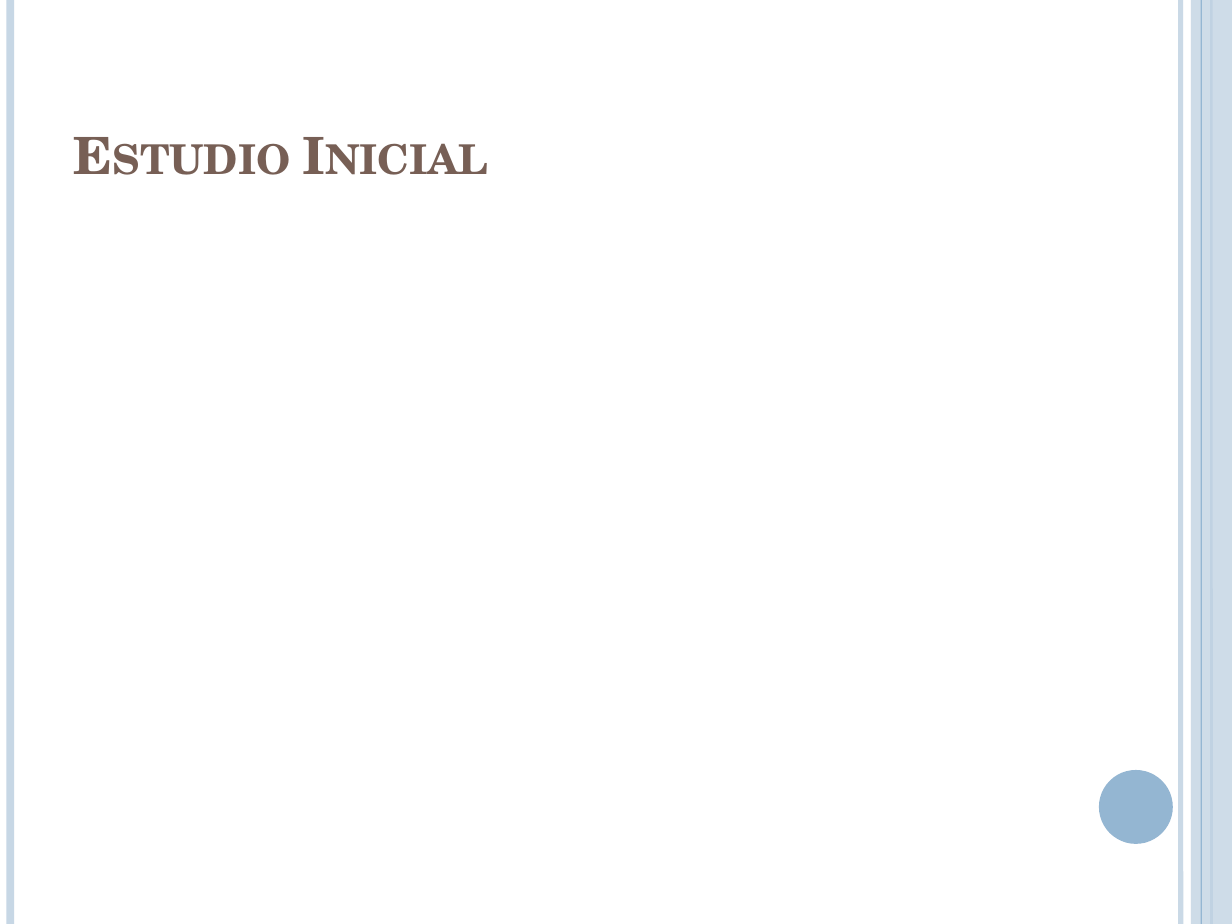
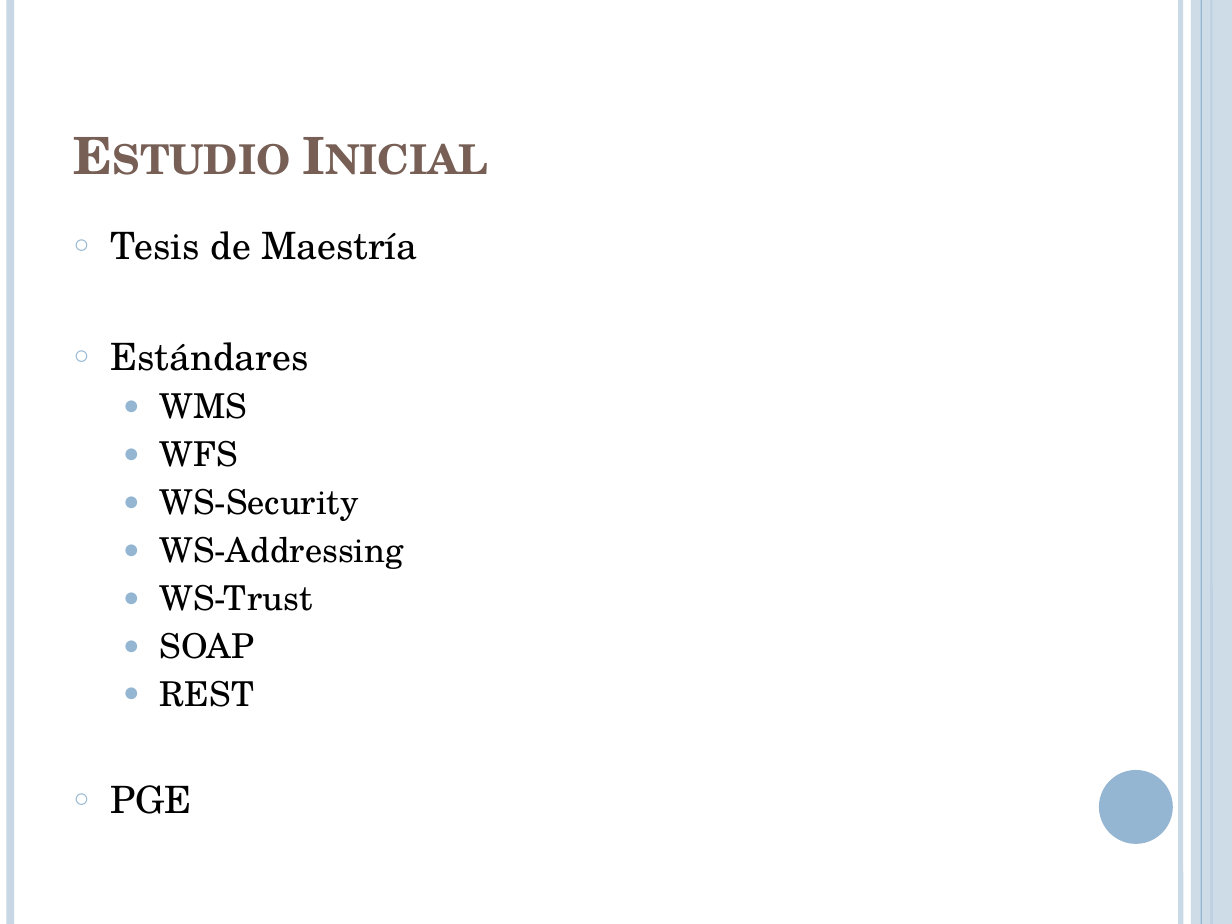
Before and after one commit to lcpaso1/integracion-gis-pge, a slide deck: slide 7 of Presentacion.pptx (slide 5 before the commit). Drawn at 1232x924 pixels with LibreOffice and Linux fonts; fonts in the diff are those of the drawing. Boxes give left, top, right and bottom in pixels: in the first picture for what was removed or moved away, otherwise in the second. Text is boxed around its words. In the diff, an @@ line names an element or a change of style, - is before the commit and + after.

```diff
--- a/Presentacion.pptx
+++ b/Presentacion.pptx
@@ text added at bbox=[111, 231, 417, 814], 20 pt, text #000000 @@
+○ Tesis de Maestría
+○ Estándares
+  ● WMS
+  ● WFS
+  ● WS-Security
+  ● WS-Addressing
+  ● WS-Trust
+  ● SOAP
+  ● REST
+○ PGE
```
Also in this commit, not shown: 1 other slide changed, 8 slides added, 3 slides removed.
